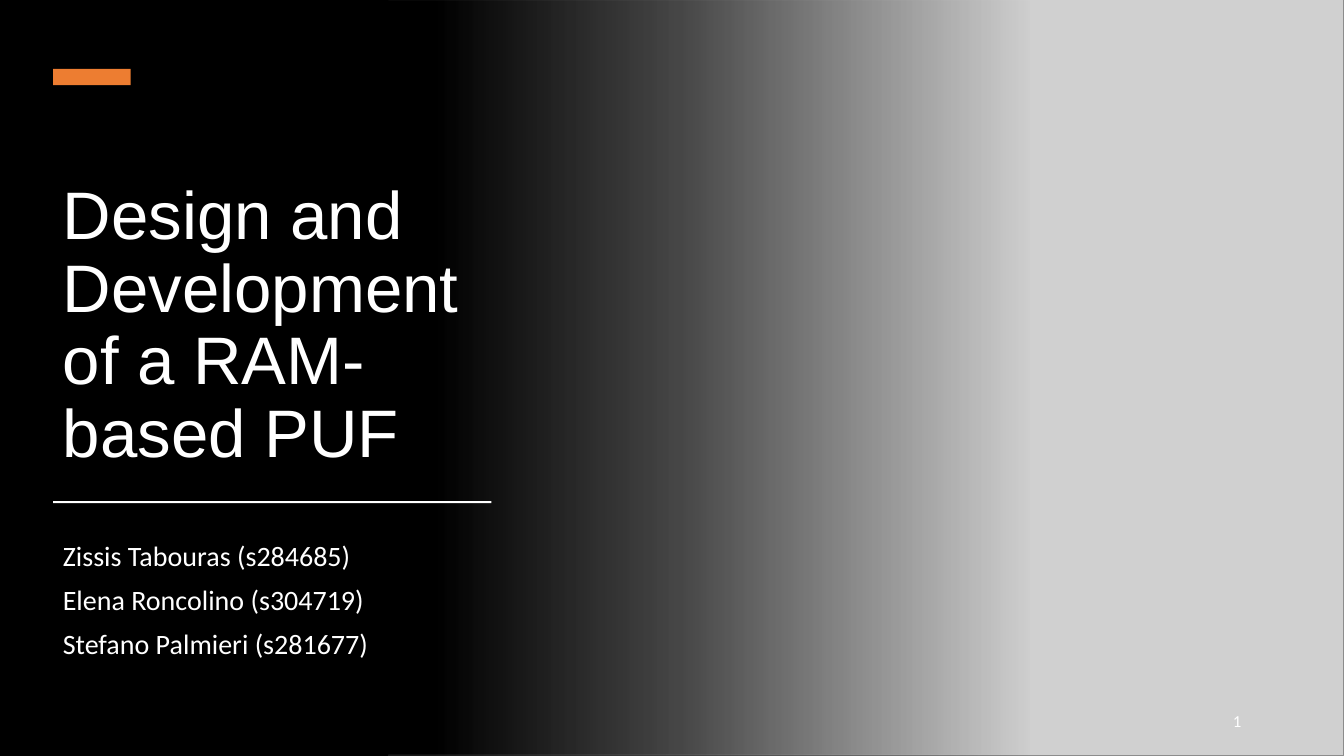
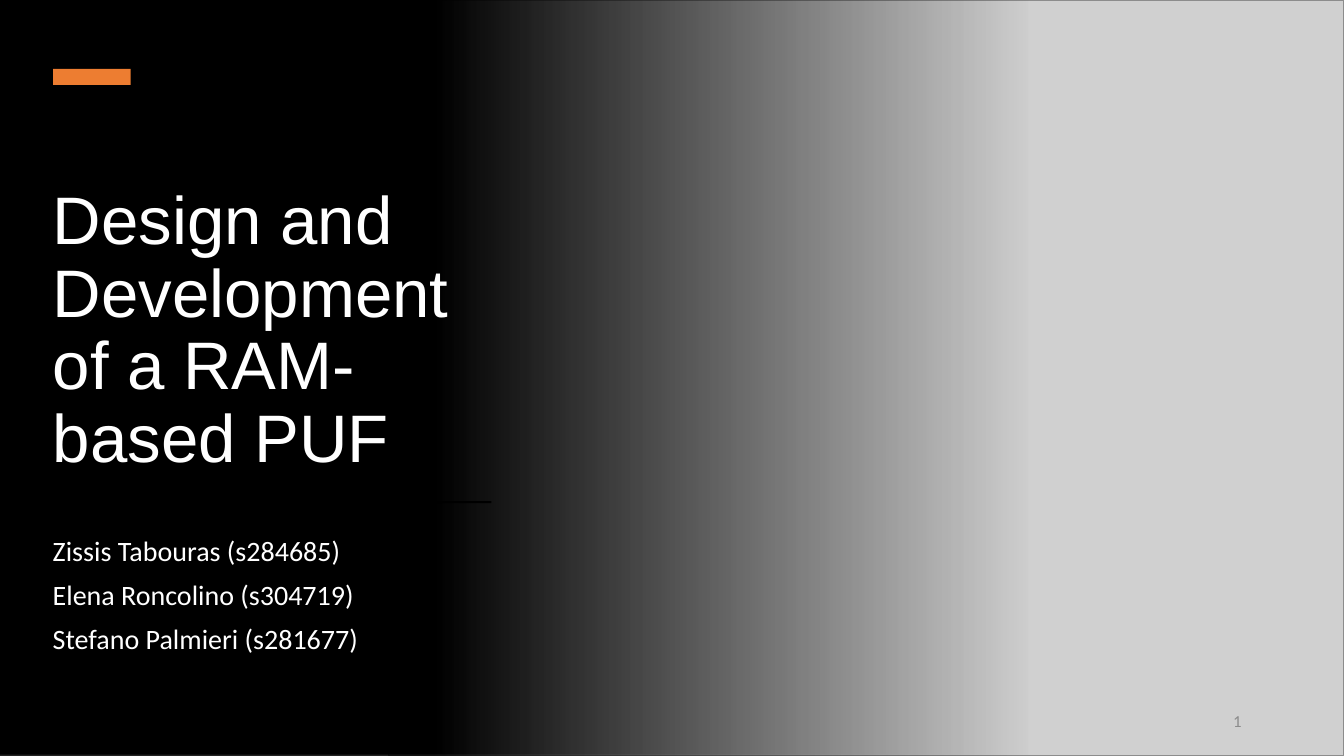
Before and after one commit to elenaroncolino/SEcube-code, a slide deck: slide 1 of Design and Development of a RAM-based PUF.pptx. Drawn at 1344x756 pixels with LibreOffice and Linux fonts; fonts in the diff are those of the drawing; grey boxes stand for pictures. Boxes give left, top, right and bottom in pixels: in the first picture for what was removed or moved away, otherwise in the second. Text is boxed around its words. In the diff, an @@ line names an element or a change of style, - is before the commit and + after.

```diff
--- a/Design and Development of a RAM-based PUF.pptx
+++ b/Design and Development of a RAM-based PUF.pptx
@@ rectangle added at bbox=[0, 0, 1344, 756], fill #FFFFFF @@
@@ title "Design and Development of a ...": place and size @@
-title "Design and Development of a ..." at bbox=[63, 190, 459, 458]
+title "Design and Development of a ..." at bbox=[53, 195, 449, 463]
@@ rectangle at bbox=[53, 501, 492, 503]: fill #FFFFFF to #000000 @@
@@ subtitle "Zissis Tabouras (s284685)": place and size @@
-subtitle "Zissis Tabouras (s284685)" at bbox=[63, 545, 368, 658]
+subtitle "Zissis Tabouras (s284685)" at bbox=[53, 540, 358, 653]
@@ page number at bbox=[1233, 716, 1241, 727]: text colour #FFFFFF to #8B8B8B @@
```
Also in this commit, not shown: 5 other slides changed, 4 slides added, 2 slides removed.
